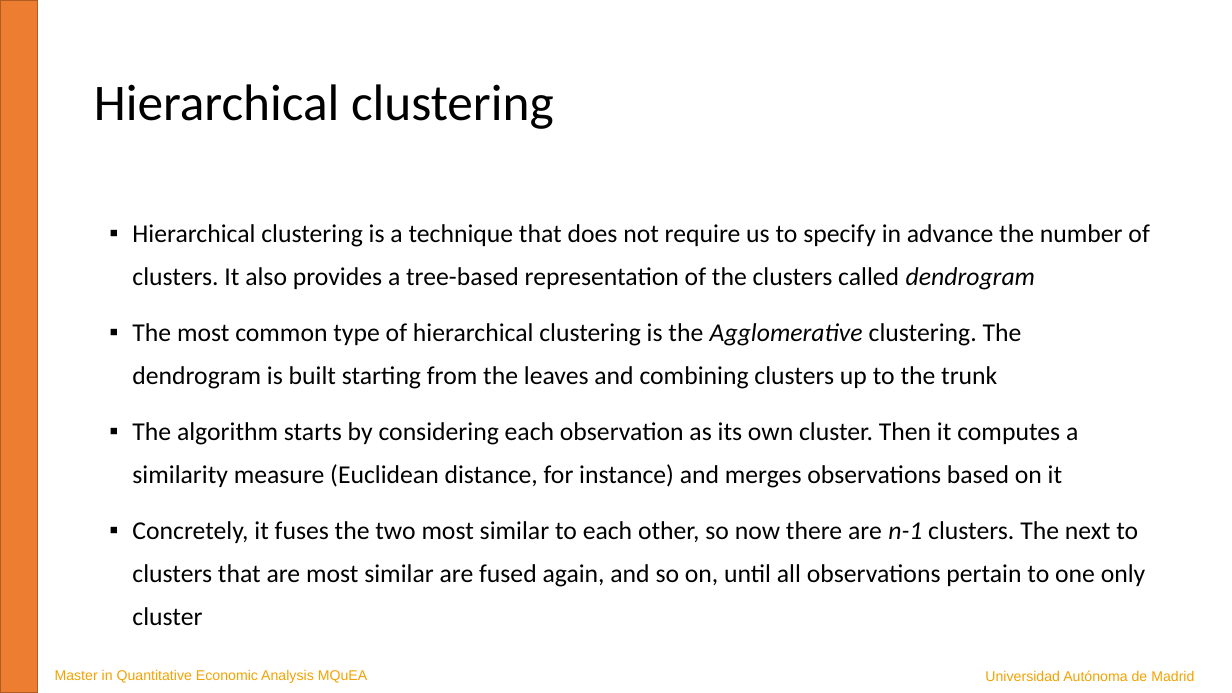
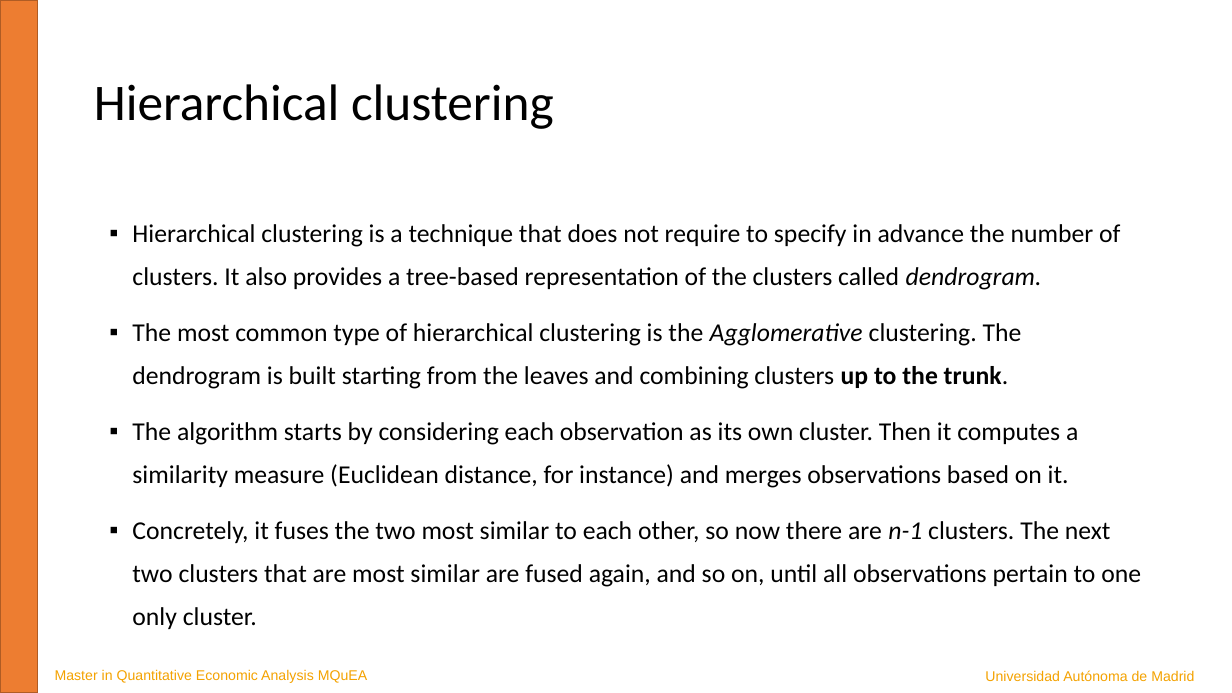
Before and after one commit to JavierBas/IMLEF-MQuEA, a slide deck: slide 15 of Course content/Slides/Topic 8 - Clustering.pptx. Drawn at 1232x693 pixels with LibreOffice and Linux fonts; fonts in the diff are those of the drawing. Boxes give left, top, right and bottom in pixels: in the first picture for what was removed or moved away, otherwise in the second. Text is boxed around its words. In the diff, an @@ line names an element or a change of style, - is before the commit and + after.

```diff
--- a/Course content/Slides/Topic 8 - Clustering.pptx
+++ b/Course content/Slides/Topic 8 - Clustering.pptx
@@ text at box(132, 224, 1141, 629): text changed @@
-▪ Hierarchical clustering is a technique that does not require us to specify in advance the number of clusters. It also provides a tree-based representation of the clusters called dendrogram
-▪ The most common type of hierarchical clustering is the Agglomerative clustering. The dendrogram is built starting from the leaves and combining clusters up to the trunk
-▪ The algorithm starts by considering each observation as its own cluster. Then it computes a similarity measure (Euclidean distance, for instance) and merges observations based on it
-▪ Concretely, it fuses the two most similar to each other, so now there are n-1 clusters. The next to clusters that are most similar are fused again, and so on, until all observations pertain to one only cluster
+▪ Hierarchical clustering is a technique that does not require to specify in advance the number of clusters. It also provides a tree-based representation of the clusters called dendrogram.
+▪ The most common type of hierarchical clustering is the Agglomerative clustering. The dendrogram is built starting from the leaves and combining clusters up to the trunk.
+▪ The algorithm starts by considering each observation as its own cluster. Then it computes a similarity measure (Euclidean distance, for instance) and merges observations based on it.
+▪ Concretely, it fuses the two most similar to each other, so now there are n-1 clusters. The next two clusters that are most similar are fused again, and so on, until all observations pertain to one only cluster.
```
Also in this commit, not shown: 8 other slides changed, 1 other file.
